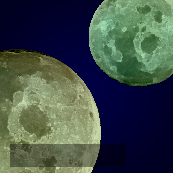
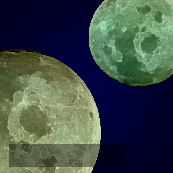
Layer changes from the first 173x173 image to the second:
renamed "Layer 9" to "Layer 10", opacity 40% → 100%, painted on it over [9, 144, 10, 167]
